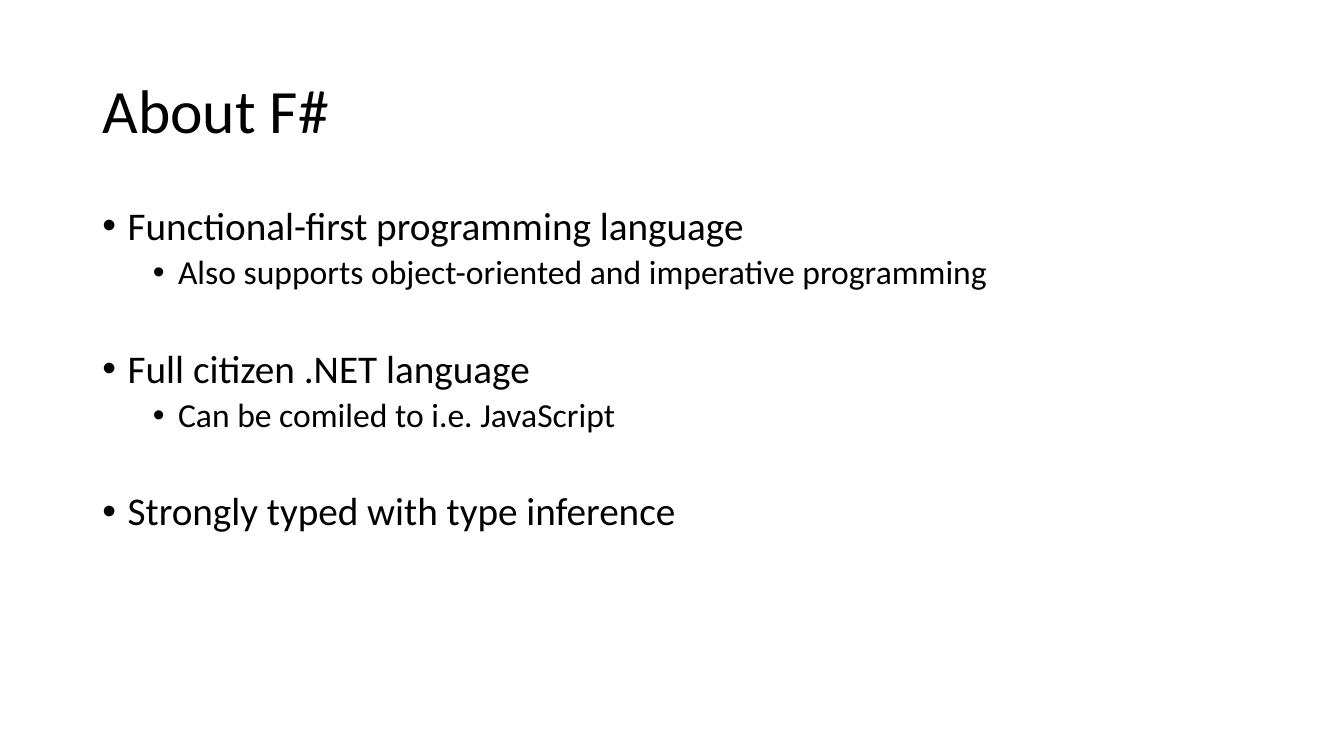
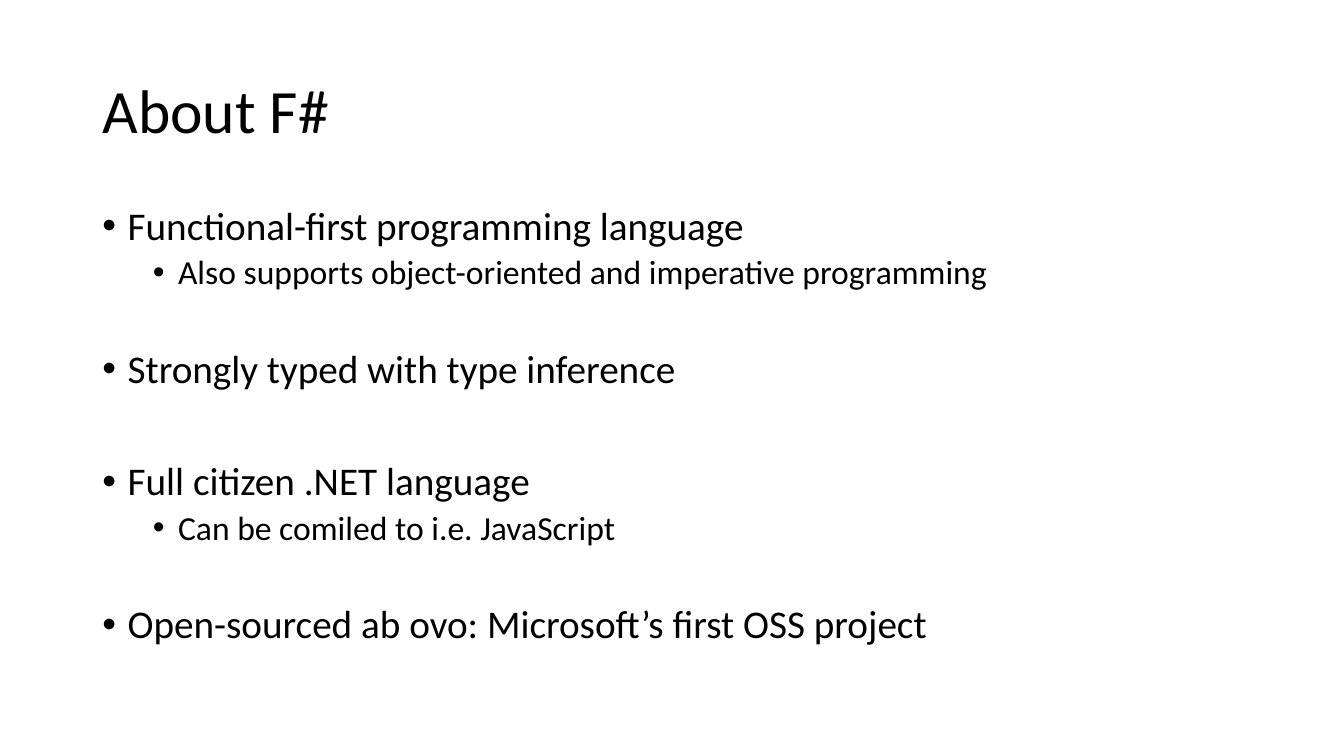
Before and after one commit to FoggyFinder/FSharpDemo, a slide deck: slide 2 of docs/FSharp.pptx. Drawn at 1344x756 pixels with LibreOffice and Linux fonts; fonts in the diff are those of the drawing. Boxes give left, top, right and bottom in pixels: in the first picture for what was removed or moved away, otherwise in the second. Text is boxed around its words. In the diff, an @@ line names an element or a change of style, - is before the commit and + after.

```diff
--- a/docs/FSharp.pptx
+++ b/docs/FSharp.pptx
@@ text at (128, 355, 675, 390): paragraph added @@
+• Strongly typed with type inference
@@ text at (128, 610, 927, 645): text changed @@
-• Strongly typed with type inference
+• Open-sourced ab ovo: Microsoft’s first OSS project
```
Also in this commit, not shown: 2 other slides changed, 1 slide removed, 1 other file.
